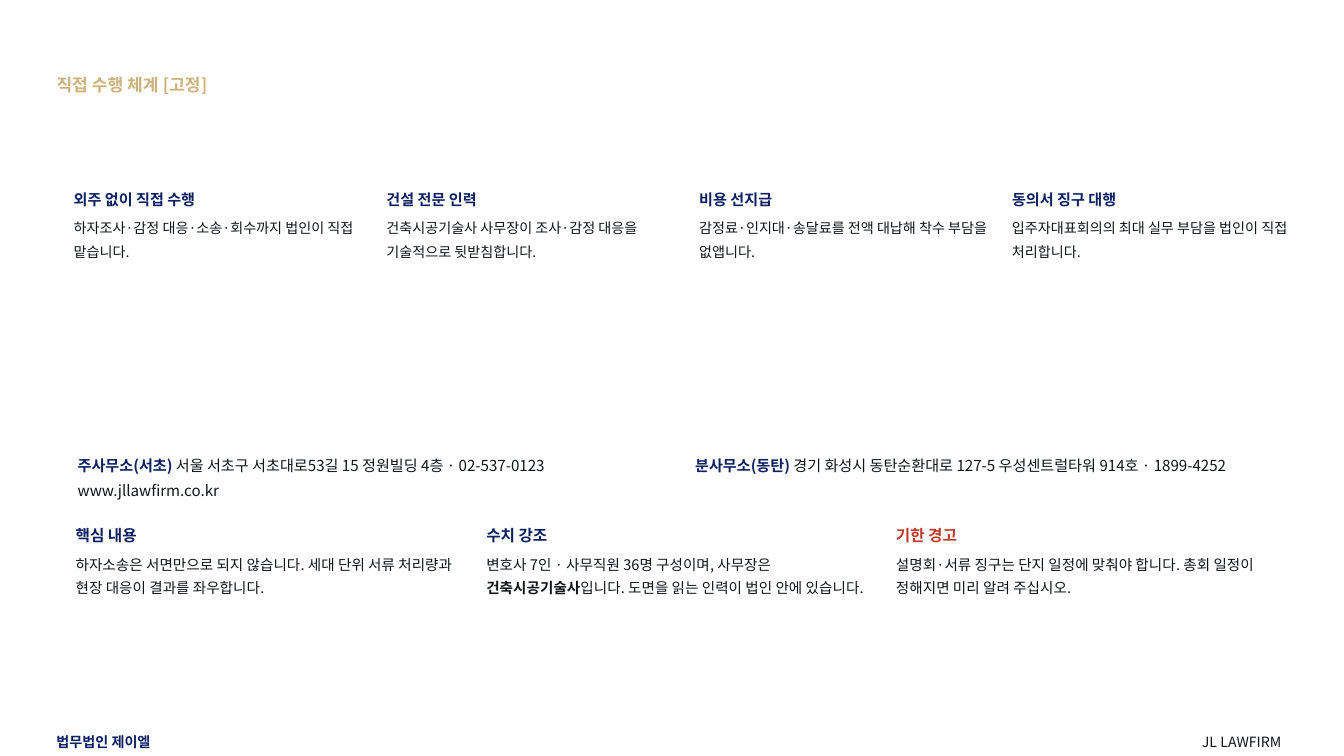
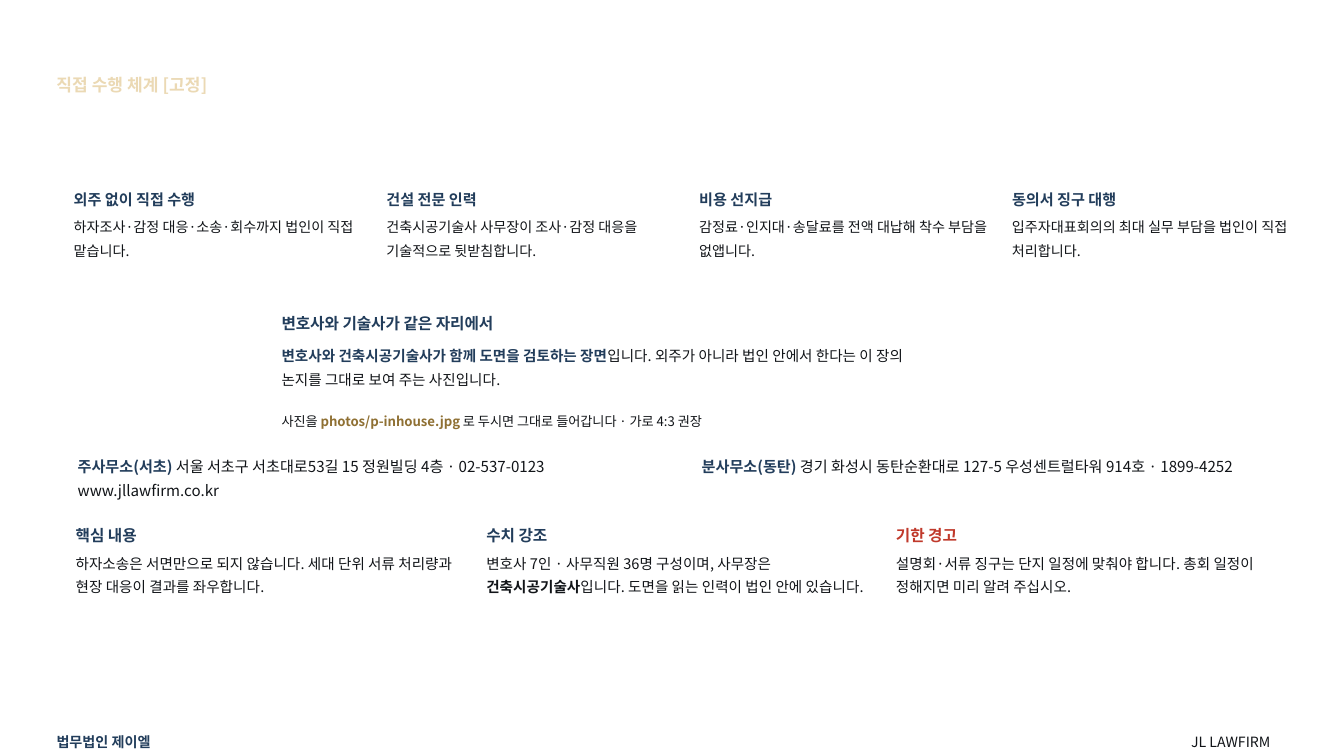
Before and after one commit to kingjin77-rgb/jl-magazine, a slide deck: slide 7 of template/design/preview/JL_하자소송_기본제안서.pptx. Drawn at 1344x756 pixels with LibreOffice and Linux fonts; fonts in the diff are those of the drawing; background and template pictures are left out. Boxes give left, top, right and bottom in pixels: in the first picture for what was removed or moved away, otherwise in the second. Text is boxed around its words. In the diff, an @@ line names an element or a change of style, - is before the commit and + after.

```diff
--- a/template/design/preview/JL_하자소송_기본제안서.pptx
+++ b/template/design/preview/JL_하자소송_기본제안서.pptx
@@ text "직접 수행 체계 [고정]" at [56,77,207,94]: text colour #CBB27E to #EBD9B4 @@
@@ text added at [282,316,493,331], 11.2 pt, text #223D5B, bold @@
+변호사와 기술사가 같은 자리에서
@@ text added at [282,348,903,386], 10.4 pt, text #111418 @@
+변호사와 건축시공기술사가 함께 도면을 검토하는 장면입니다. 외주가 아니라 법인 안에서 한다는 이 장의 논지를 그대로 보여 주는 사진입니다.
@@ text added at [282,415,702,429], 9.4 pt, text #111418 @@
+사진을 photos/p-inhouse.jpg 로 두시면 그대로 들어갑니다 · 가로 4:3 권장
@@ text "주사무소(서초) 서울 서초구 서초대로53길 15 ..." at [78,459,545,475]: text colour #0D2162 to #223D5B in "주사무소(서초)" @@
@@ text "분사무소(동탄) 경기 화성시 동탄순환대로 127-5 ..." at [702,459,1232,475]: text colour #0D2162 to #223D5B in "분사무소(동탄)" @@
@@ text colour #0D2162 to #223D5B in 7 elements at [76,528,137,543], [486,528,548,543], [386,192,477,207], [1012,192,1116,207], [74,192,195,207], [699,192,772,207], [57,735,151,749] @@
@@ text "JL LAWFIRM": place and size @@
-text "JL LAWFIRM" at [1202,736,1281,747]
+text "JL LAWFIRM" at [1191,736,1270,747]
```
Also in this commit, not shown: 91 other slides changed, 3 slides added, 2 other files.
